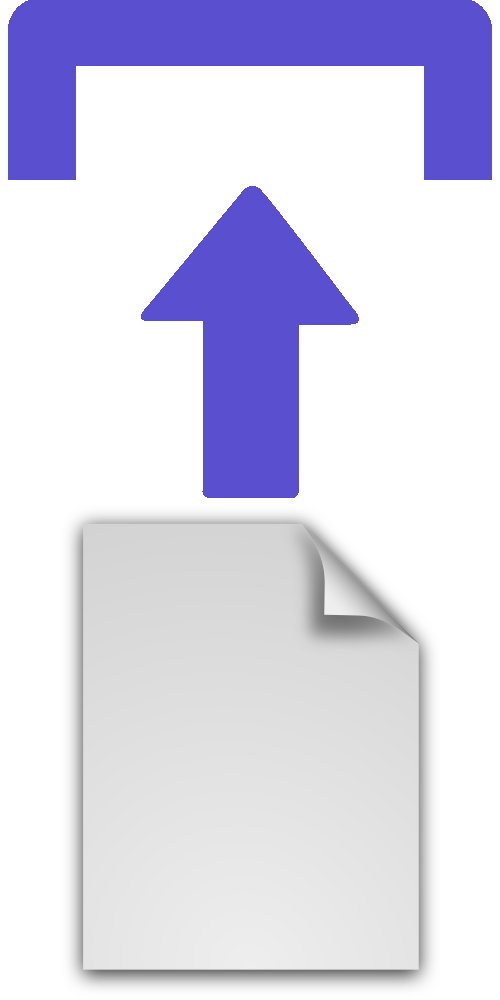
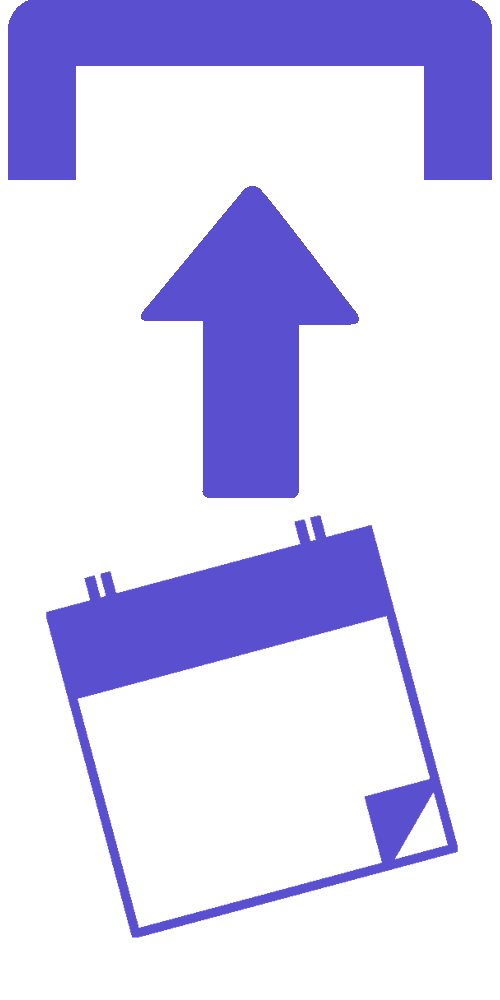
Layered file, before and after one edit (500px x 1000px). Changes by layer:
added layer "calendar.svg copy" above "Layer" over (46, 515, 458, 938)
hid "file.svg" over (60, 508, 442, 994)
